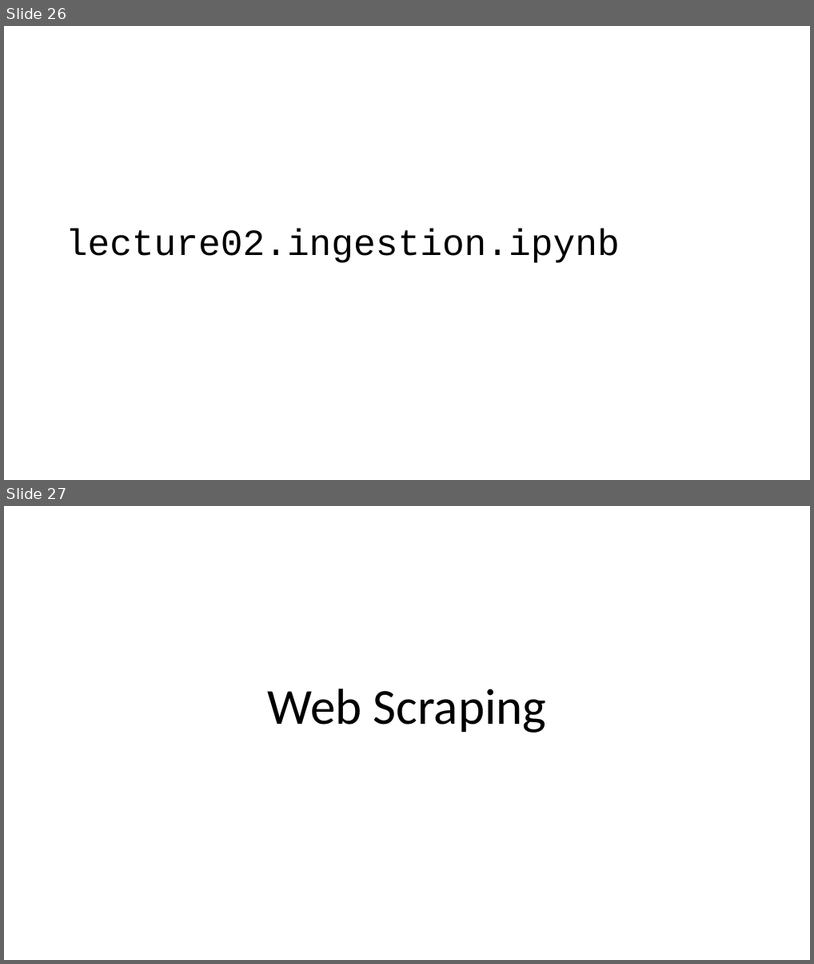
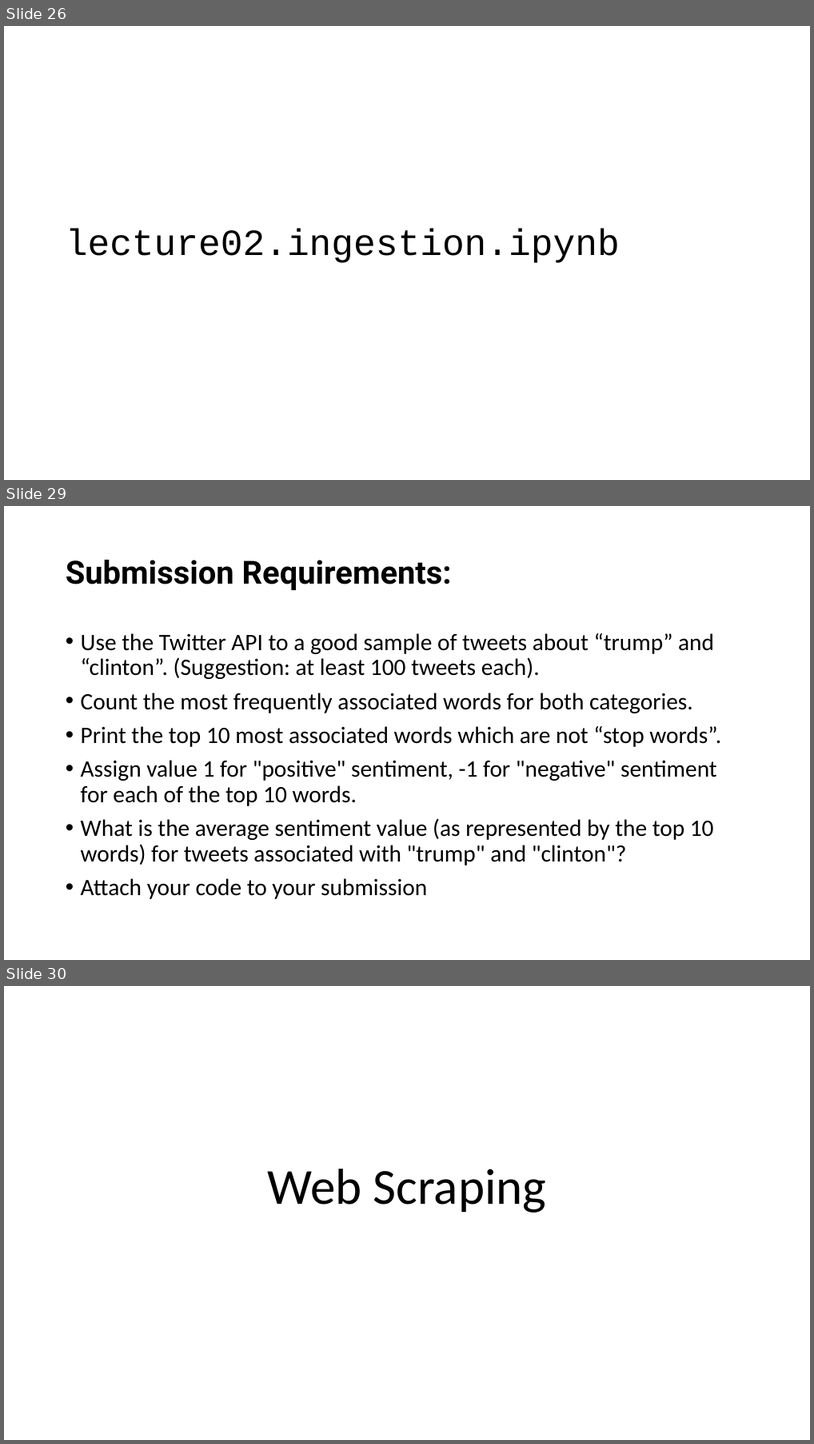
Before and after one commit to philmui/datascience2016fall, a slide deck: lecture02.ingestion/lecture02.pptx. Shown one above the other, each under a label of ours: slides 26 and 27 before the commit, slides 26, 29 and 30 after it; the slides between them are not shown. The pictures are 814x964 and 814x1444 pixels, drawn with LibreOffice and Linux fonts; fonts in the diff are those of the drawing. Boxes give left, top, right and bottom in pixels: in the first picture for what was removed or moved away, otherwise in the second. Text is boxed around its words. In the diff, an @@ line names an element or a change of style, - is before the commit and + after.

Commit message:
added CodeAcademy assignment replacement

```diff
--- a/lecture02.ingestion/lecture02.pptx
+++ b/lecture02.ingestion/lecture02.pptx
@@ slide 29 added at (x1=4, y1=506, x2=810, y2=960), background #FFFFFF @@
@@ title added at (x1=66, y1=560, x2=452, y2=590), 38 pt, text #000000, bold @@
+Submission Requirements:
@@ text added at (x1=81, y1=633, x2=722, y2=899), 28 pt, text #000000 @@
+• Use the Twitter API to a good sample of tweets about “trump” and “clinton”. (Suggestion: at least 100 tweets each).
+• Count the most frequently associated words for both categories.
+• Print the top 10 most associated words which are not “stop words”.
+• Assign value 1 for "positive" sentiment, -1 for "negative" sentiment for each of the top 10 words.
+• What is the average sentiment value (as represented by the top 10 words) for tweets associated with "trump" and "clinton"?
+• Attach your code to your submission
@@ what was slide 27 is now slide 30 @@
```
Also in this commit, not shown: 2 slides changed, 2 other slides added, 3 other files.
